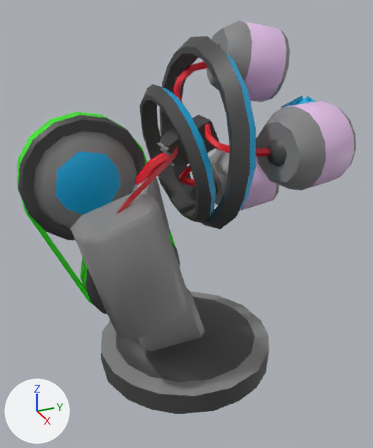
Renders of the Blender file Unity/Astral Codex/Assets/Bundle/Models/Chime Redesign/Projector_Fin.blend from each side of a commit.
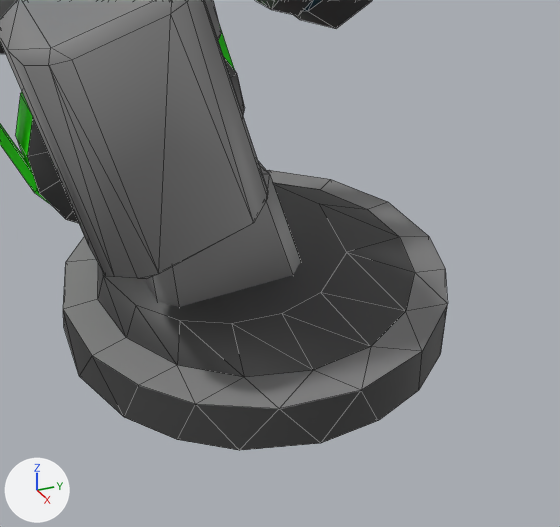
Each version appears first whole from a 50 mm lens placed at (11.73, -6.44, 3.46), pointed at (0.17, -1.24, -2.32), and next in a close-up on the part from 20% to 85% of the width and 48% to 100% of the height. The axes (+X, +Y, +Z) are drawn at lower left. The lights are the same throughout. The close-ups show mesh edges as thin lines.

Objects in the first close-up: 'Base', 'BezierCurve'.
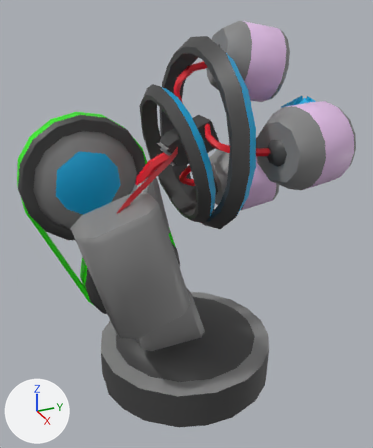
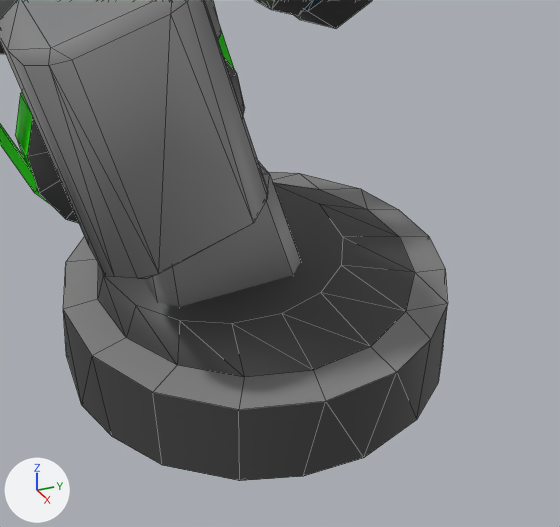
What changed in the scene script:
```text
Change me_beziercurve_001:
    where me_beziercurve_001.from_pydata(...)  # 978 vertices, 907 faces; spans x -2.53..2.53, y -5.33..1.31, z -6.78..1.36
    used by ob_base; location = (0.0, 0.0, 0.0)
    me_beziercurve_001 part 1: all 64 vertices in x -2.53..2.53, y -3.75..1.31, z -6.78..-6.73 are moved by (0.0, 0.0, -0.47)
```

Where the change shows, as pixel boxes (x1, y1, x2, y2) in the close-ups (560 x 527 px; the box of a moved part takes in the faces that stretch with it):
'Base', reshaped: before (0, 0, 448, 450); after (0, 0, 448, 481)
part 1 of me_beziercurve_001, moved or reshaped: before (63, 306, 447, 450); after (63, 306, 447, 481)
